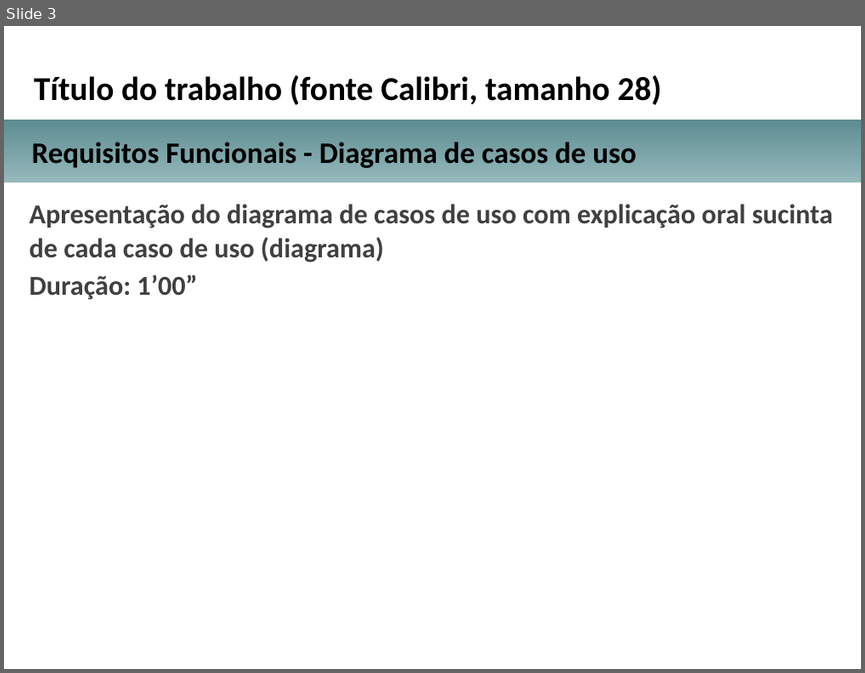
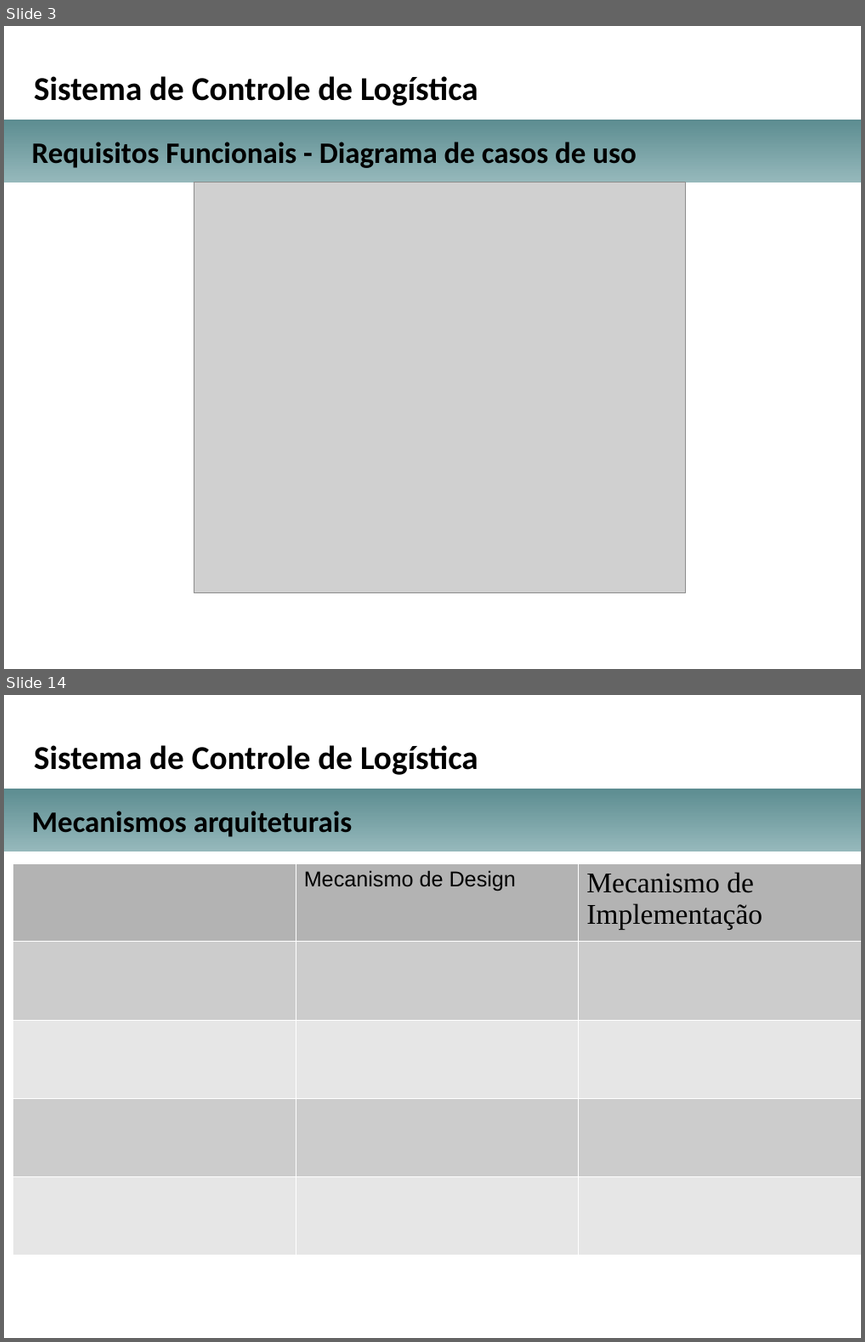
Before and after one commit to alecarl/pucminas-arq-tcc, a slide deck: Projeto Arquitetural/TCC_Apresentacao_projeto_arquitetural.pptx. Shown one above the other, each under a label of ours: slide 3 before the commit, slides 3 and 14 after it; the slides between them are not shown. The pictures are 865x673 and 865x1342 pixels, drawn with LibreOffice and Linux fonts; fonts in the diff are those of the drawing; grey boxes stand for pictures; background and template pictures are left out. Boxes give left, top, right and bottom in pixels: in the first picture for what was removed or moved away, otherwise in the second. Text is boxed around its words. In the diff, an @@ line names an element or a change of style, - is before the commit and + after.

Commit message:
Trabalho dia 12/08/2018 - 17:23

```diff
--- a/Projeto Arquitetural/TCC_Apresentacao_projeto_arquitetural.pptx
+++ b/Projeto Arquitetural/TCC_Apresentacao_projeto_arquitetural.pptx
@@ slide 14 added at <box>4,695,861,1338</box>, background picture (left out) @@
@@ text added at <box>34,745,478,775</box>, 28 pt, text #000000, bold @@
+Sistema de Controle de Logística
@@ rectangle added at <box>4,789,861,851</box>, fill gradient #95B8BB to #5D8D91 @@
@@ text added at <box>32,811,352,837</box>, 25 pt, text #000000, bold @@
+Mecanismos arquiteturais
@@ table added at <box>12,863,861,1254</box>, 5 rows, 3 columns @@
+ | Mecanismo de Design | Mecanismo de Implementação
+ |  | 
+ |  | 
+ |  | 
+ |  | 
@@ slide 3 changed as well @@
@@ text at <box>34,76,478,106</box>: text changed @@
-Título do trabalho (fonte Calibri, tamanho 28)
+Sistema de Controle de Logística
@@ text removed at <box>30,204,833,300</box> @@
-Apresentação do diagrama de casos de uso com explicação oral sucinta de cada caso de uso (diagrama)
-Duração: 1’00”
@@ picture added at <box>194,182,685,592</box> @@
```
Also in this commit, not shown: 3 other slides changed, 12 other slides added, 5 slides removed, 1 other file.
